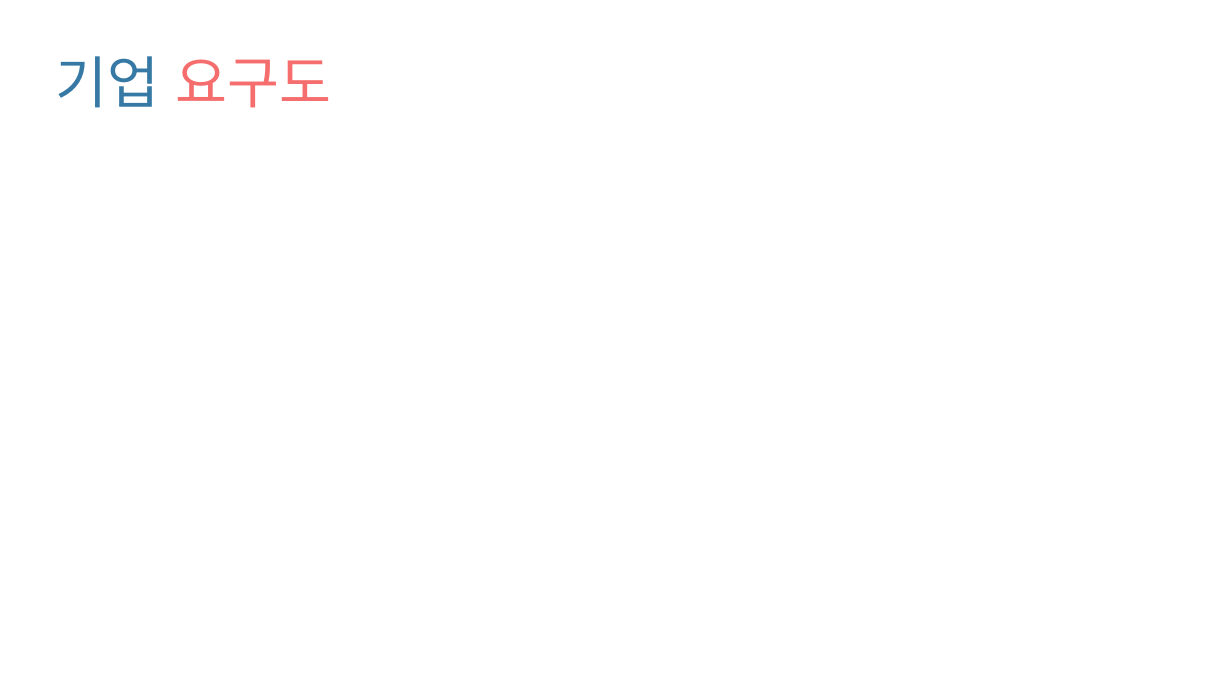
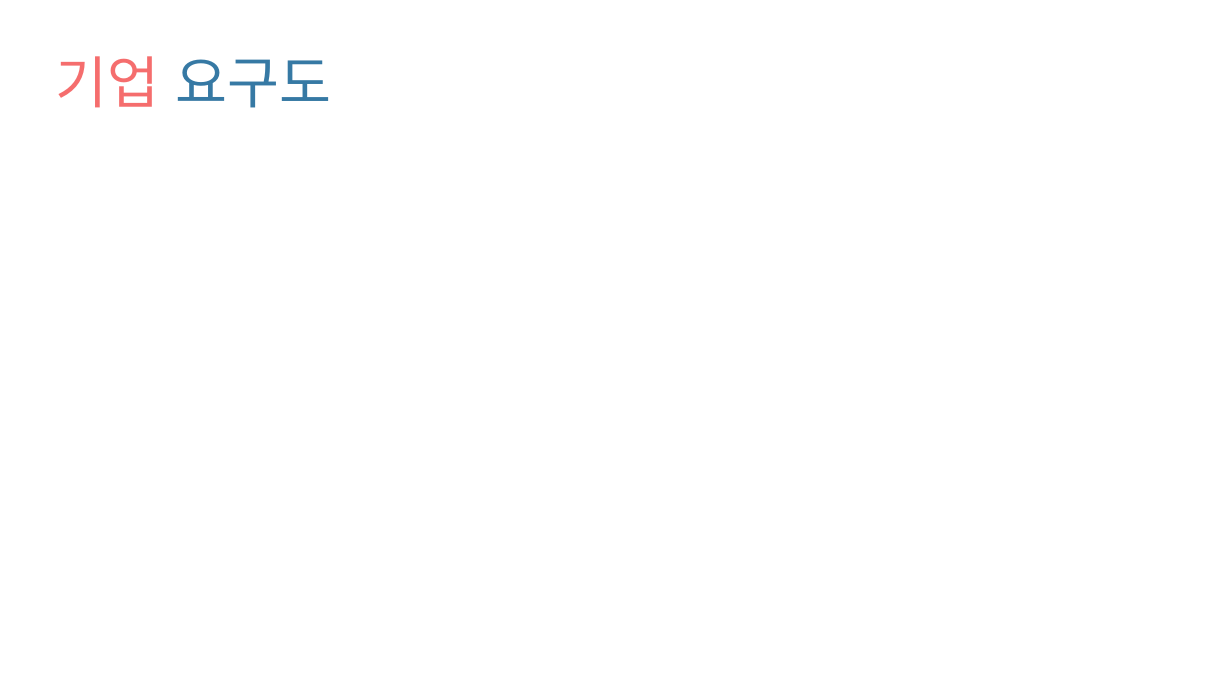
Before and after one commit to LeeJaesung2/DBASEV, a slide deck: slide 6 of docs/제안서 발표자료.pptx. Drawn at 1232x693 pixels with LibreOffice and Linux fonts; fonts in the diff are those of the drawing. Boxes give left, top, right and bottom in pixels: in the first picture for what was removed or moved away, otherwise in the second. Text is boxed around its words. In the diff, an @@ line names an element or a change of style, - is before the commit and + after.

```diff
--- a/docs/제안서 발표자료.pptx
+++ b/docs/제안서 발표자료.pptx
@@ title "기업 요구도" at bbox=[55, 56, 331, 108]: text colour #3679A4 to #F56D6D in "기업"; text colour #F56D6D to #3679A4 in "요구도" @@
```
Also in this commit, not shown: 4 other slides changed, 4 slides added.
